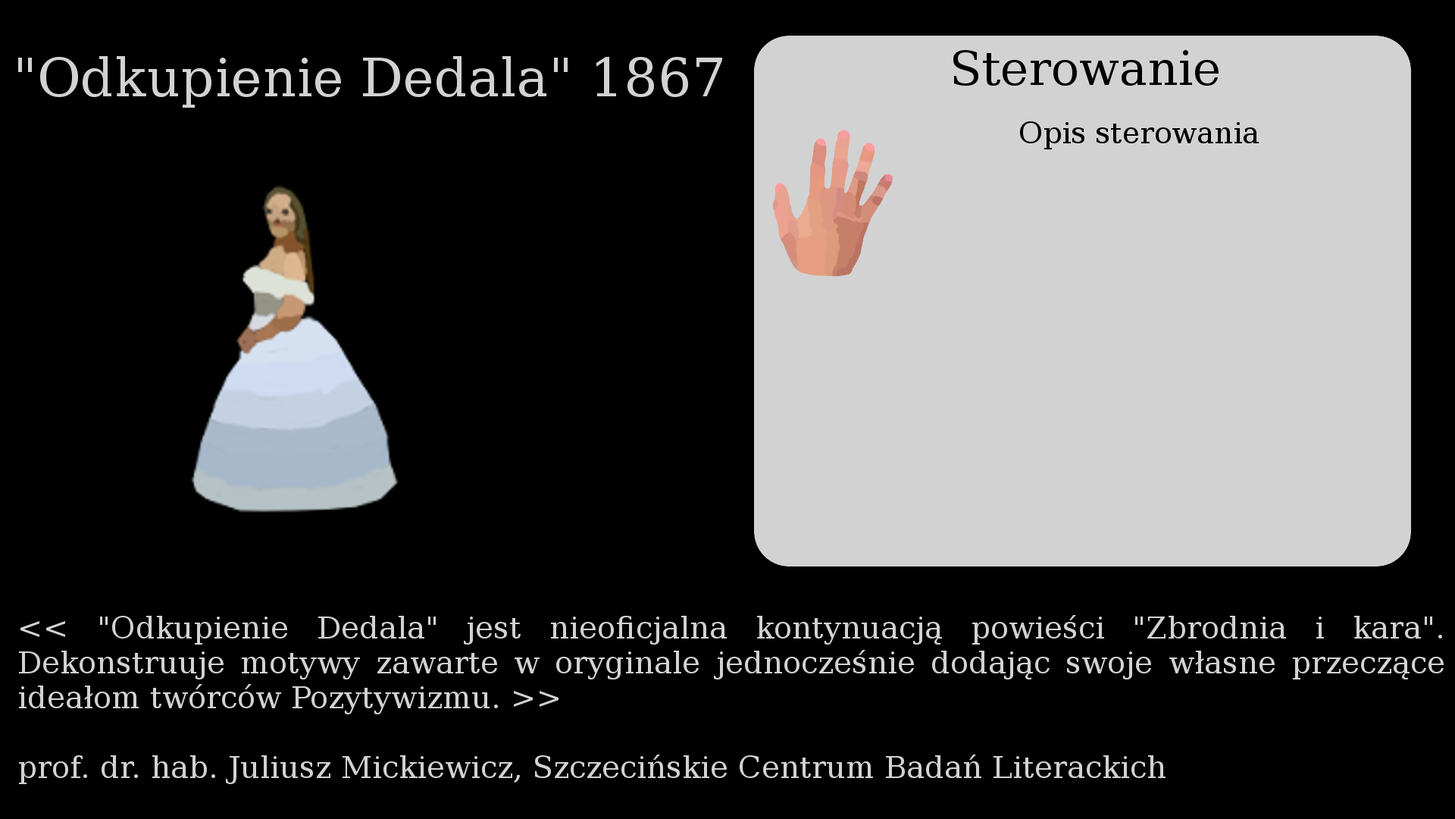
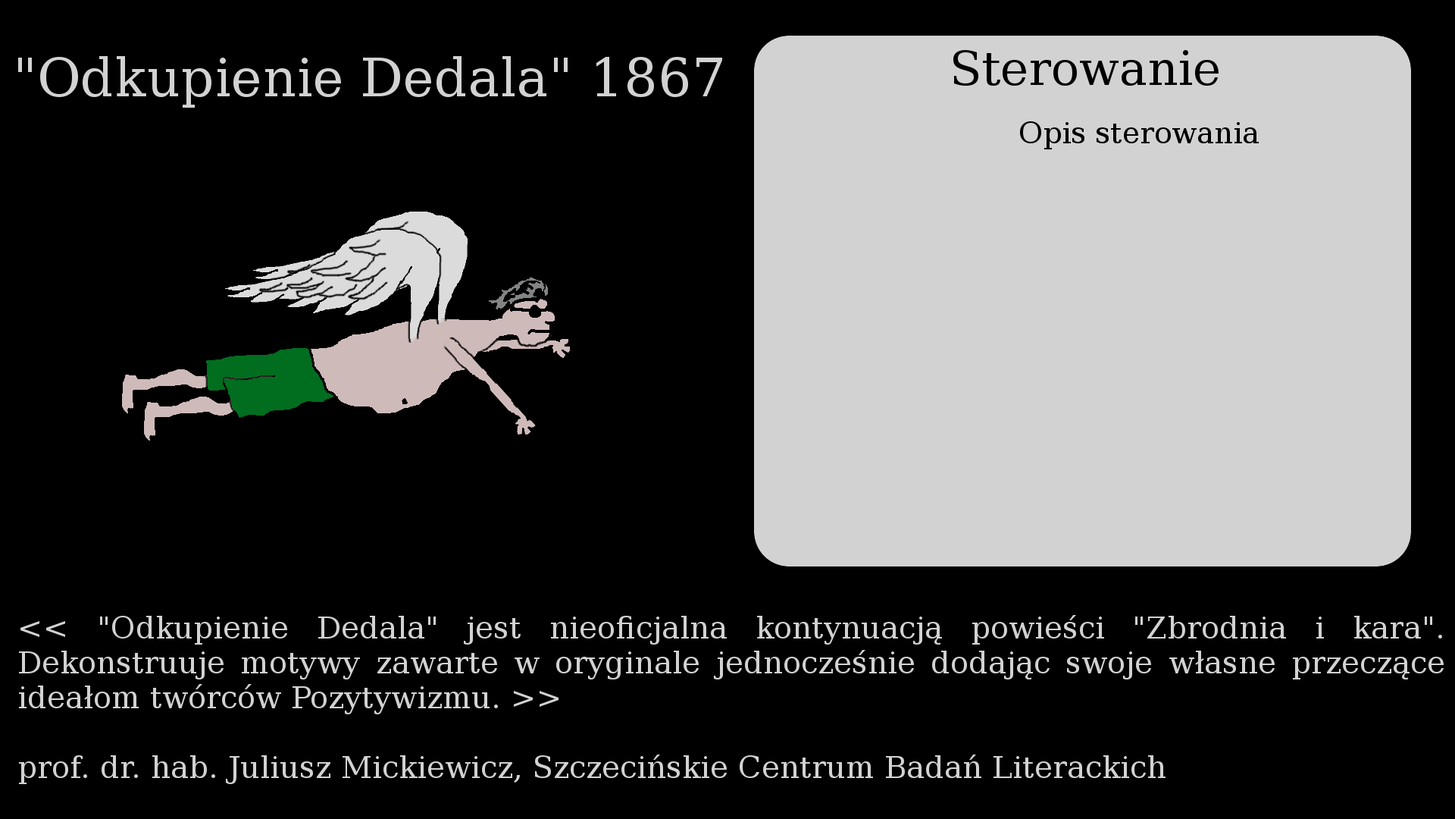
The second 1455×819 image is a revision of the first. Changes to its layers:
added layer "Pasted Layer #3" above "Pasted Layer #1" over <box>122,208,571,445</box>
hid "MiniGame1_Hand.png" over <box>759,129,896,277</box>
hid "MiniGame1_Woman.png" over <box>191,184,399,513</box>
